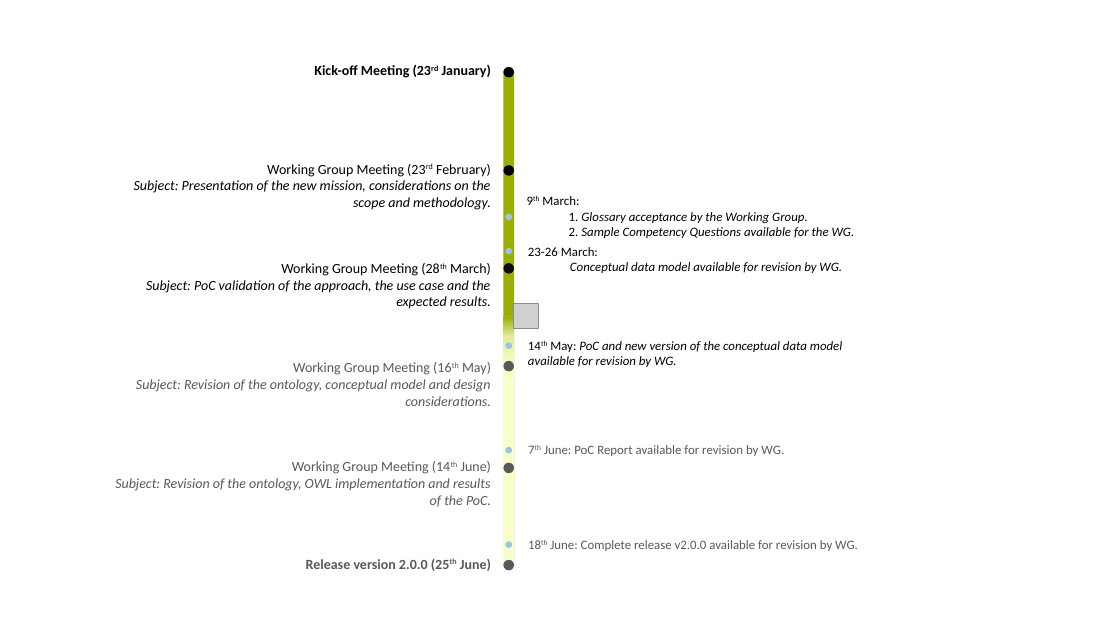
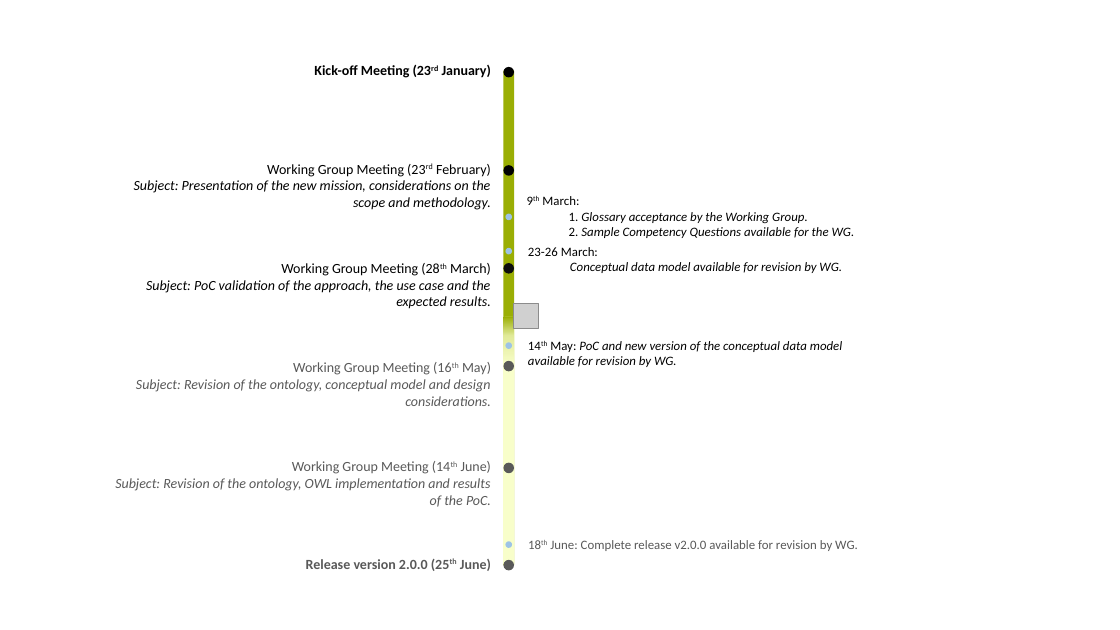
Before and after one commit to eProcurement-everis/ePO, a slide deck: slide 1 of 01_Resources/Timeline.pptx. Drawn at 1120x630 pixels with LibreOffice and Linux fonts; fonts in the diff are those of the drawing; grey boxes stand for pictures. Boxes give left, top, right and bottom in pixels: in the first picture for what was removed or moved away, otherwise in the second. Text is boxed around its words. In the diff, an @@ line names an element or a change of style, - is before the commit and + after.

Commit message:
Timeline Updated

```diff
--- a/01_Resources/Timeline.pptx
+++ b/01_Resources/Timeline.pptx
@@ ellipse removed at (x1=506, y1=447, x2=513, y2=454) @@
@@ text removed at (x1=544, y1=445, x2=784, y2=456) @@
-7th June: PoC Report available for revision by WG.
```
